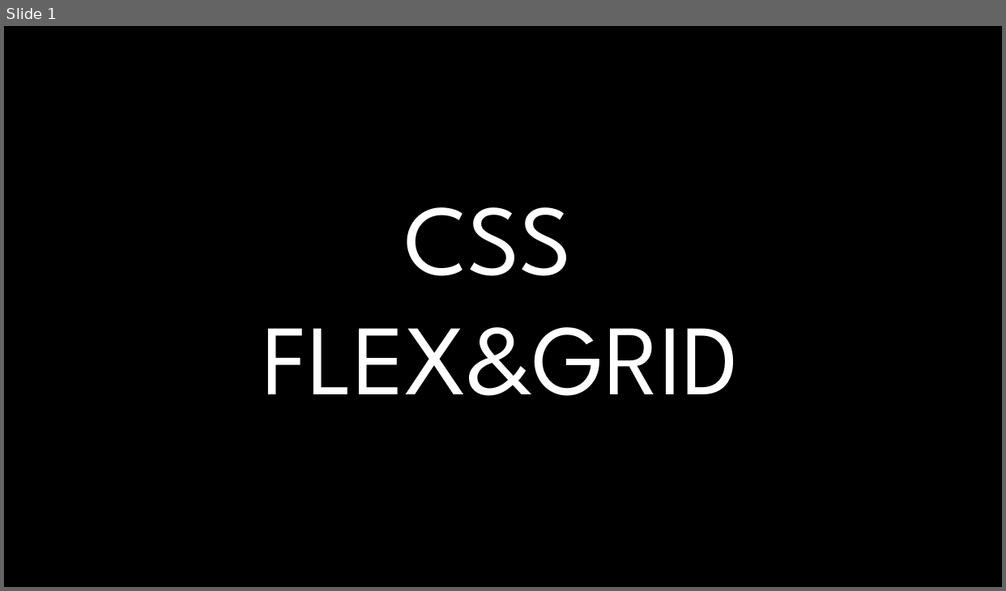
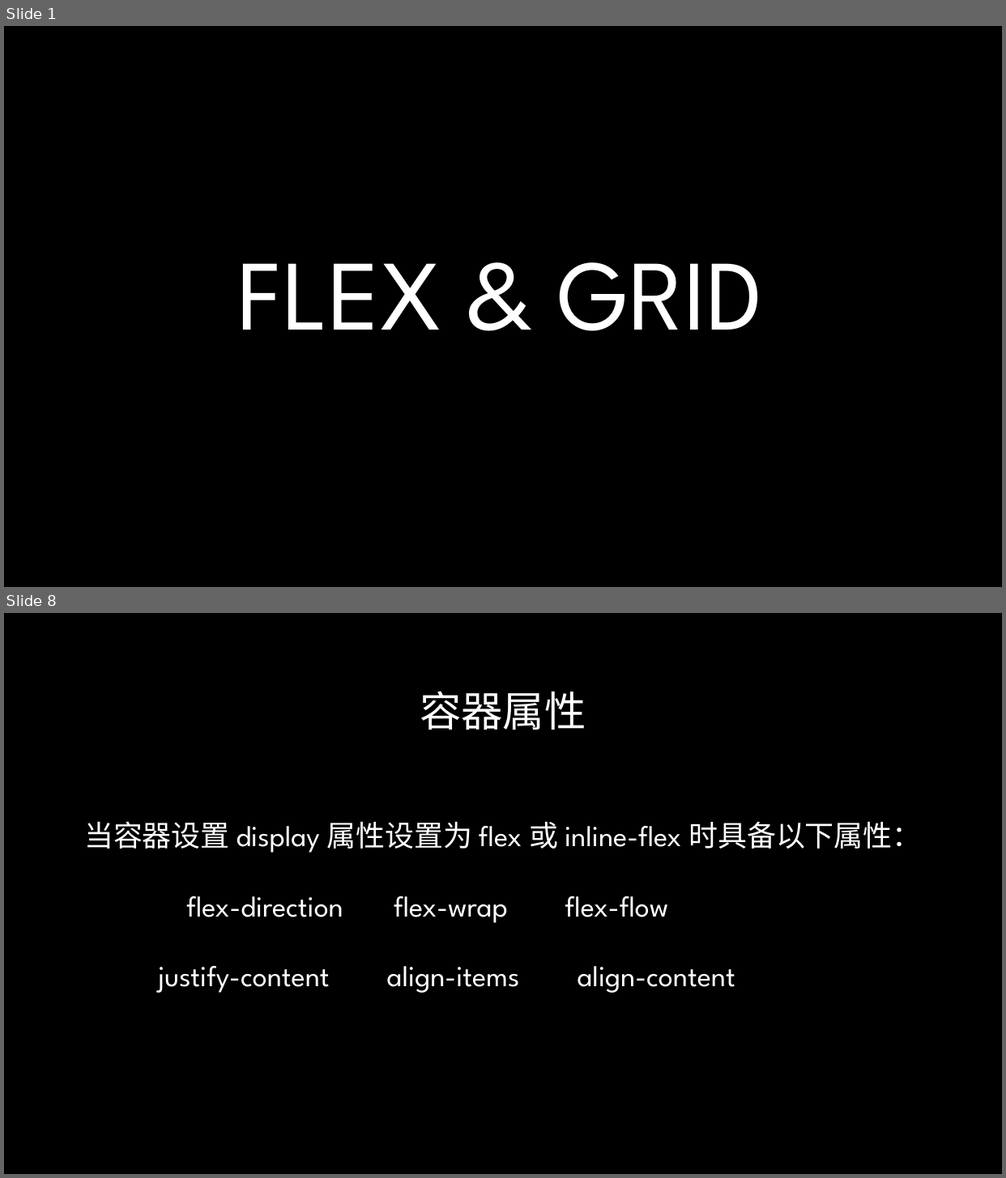
Before and after one commit to radiofly19841018/demo-flex, a slide deck: ppt/CSS Flex&Grid.pptx. Shown one above the other, each under a label of ours: slide 1 before the commit, slides 1 and 8 after it; the slides between them are not shown. The pictures are 1006x591 and 1006x1178 pixels, drawn with LibreOffice and Linux fonts; fonts in the diff are those of the drawing; background and template pictures are left out. Boxes give left, top, right and bottom in pixels: in the first picture for what was removed or moved away, otherwise in the second. Text is boxed around its words. In the diff, an @@ line names an element or a change of style, - is before the commit and + after.

```diff
--- a/ppt/CSS Flex&Grid.pptx
+++ b/ppt/CSS Flex&Grid.pptx
@@ slide 8 added at (x1=4, y1=613, x2=1002, y2=1174), background picture (left out) @@
@@ title added at (x1=420, y1=691, x2=586, y2=730), 40 pt, text gradient #FFFFFF to #A6A6A6 @@
+容器属性
@@ text added at (x1=84, y1=821, x2=921, y2=993), 28 pt, text #FFFFFF @@
+当容器设置 display 属性设置为 flex 或 inline-flex 时具备以下属性：
+flex-direction flex-wrap flex-flow
+justify-content align-items align-content
@@ slide 1 changed as well @@
@@ title at (x1=238, y1=263, x2=763, y2=331): text changed @@
-CSS
-FLEX&GRID
+FLEX & GRID
```
Also in this commit, not shown: 20 other slides added, 1 slide removed, 3 other files.
